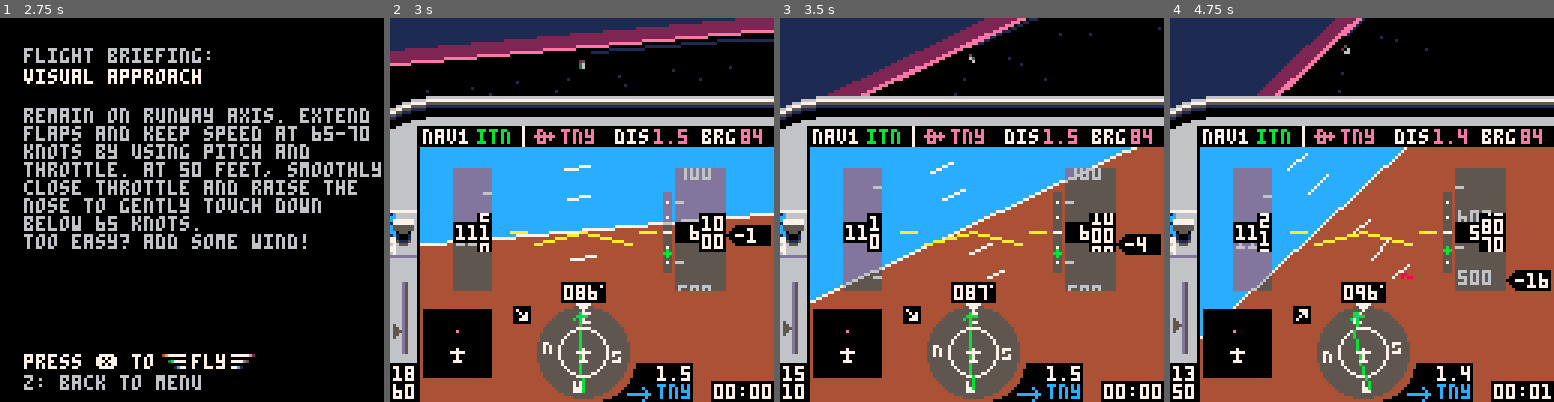
Above: before the commit, frames 1-4 (left to right).
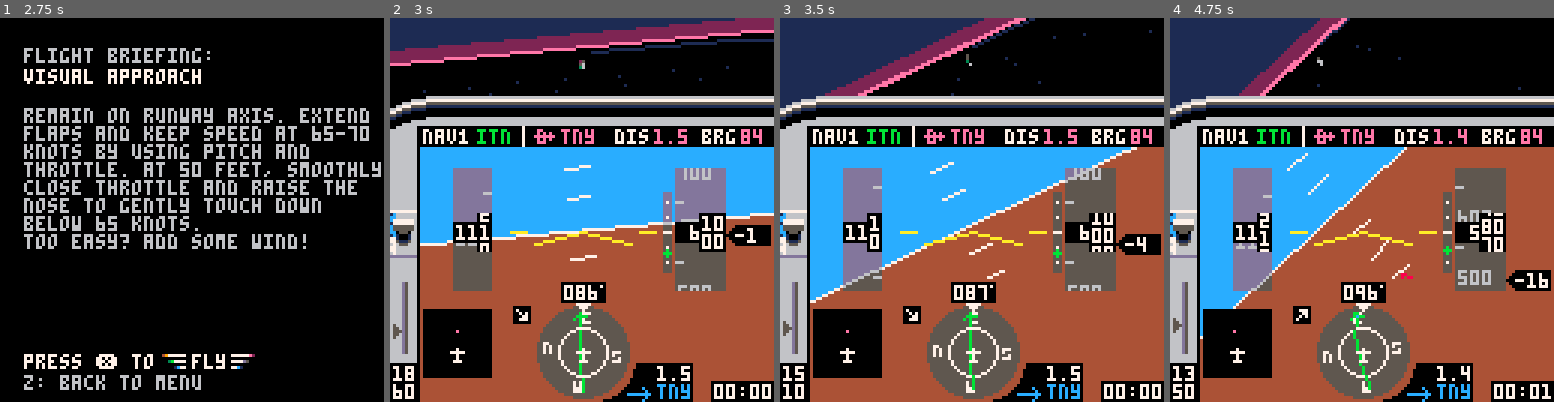
Above: after the commit, the same moments.

Repository: freds72/tiny_sim
Game: PICO-8 cartridge carts/tinysim.p8
Same seed, same stepped clock (60 frames per second), same inputs: the game is played once before the commit and once after it.
Inputs:
- Up to frame 1 (2.75 s): tap O (Z key) at 0.33, 0.7, 1.43, 2.22 s; tap X (X key) at 1.07, 2.07, 2.4, 2.73 s; hold Left 1.97-2.37 s; hold Down from 2.42 s (still down)
- Up to frame 2 (3 s): release Down at 2.82 s; hold Right from 2.87 s (still down)
- Up to frame 3 (3.5 s): keep holding Right; tap X (X key) at 3.07, 3.4 s; tap O (Z key) at 3.1 s
- Up to frame 4 (4.75 s): release Right at 3.53 s; hold Up 3.58-4.08 s; tap X (X key) every 0.33 s from 3.73 to 4.73 s; tap O (Z key) at 3.98 s; hold Right 4.13-4.53 s; hold Down from 4.58 s (still down)

Frame 1 is identical in both runs. In frame 2, less than 0.1% of the frame differs, in the area x 8-90%, y 12-20%; in frame 3, 0.5%; in frame 4, 2.2%, in the area x 17-92%, y 0-21%.

Commit message:
fixed plane orientation

Diff:
--- a/carts/tinysim.p8
+++ b/carts/tinysim.p8
@@ -249,7 +249,7 @@
       if(abs(bank)>20) pitch-=0.3*abs(sin(bank/360))
       if(abs(bank)>160) pitch-=0.15
 
-      if(bank>180) bank-=360
+						if(bank>180) bank-=360
       if(bank<-180) bank+=360
 
       -- flaps()
@@ -965,15 +965,14 @@
 		local a,b = cos(x),-sin(x)
 		local c,d = cos(y),-sin(y)
 		local e,f = cos(z),-sin(z)
-    local ac,ad,bc,bd = a * c, a * d, b * c, b * d
-
-    -- yzx order
-    return {
-      c * e, f, -d * e,0,
-      bd - ac * f, a * e, ad * f + bc,0,
-      bc * f + ad, -b * e, ac - bd * f,0,
-      0,0,0,1
-    }
+
+    -- yxz order
+  local ce,cf,de,df=c*e,c*f,d*e,d*f
+	 return {
+	  ce+df*b,a*f,cf*b-de,0,
+	  de*b-cf,a*e,df+ce*b,0,
+	  a*d,-b,a*c,0,
+	  0,0,0,1}
 end
 
 -- only invert 3x3 part
@@ -1067,7 +1066,7 @@
     if f.c!=15 then -- collision hull?
 	    vertices=plane_clip(zfar,clips,vertices)
  	  	if(#vertices>2) add(out,{key=-64*#f.vi/z,v=vertices,c=f.c,kind=3})
-  		end
+  	end
    else
     groups[f.gid]+=1
    end
